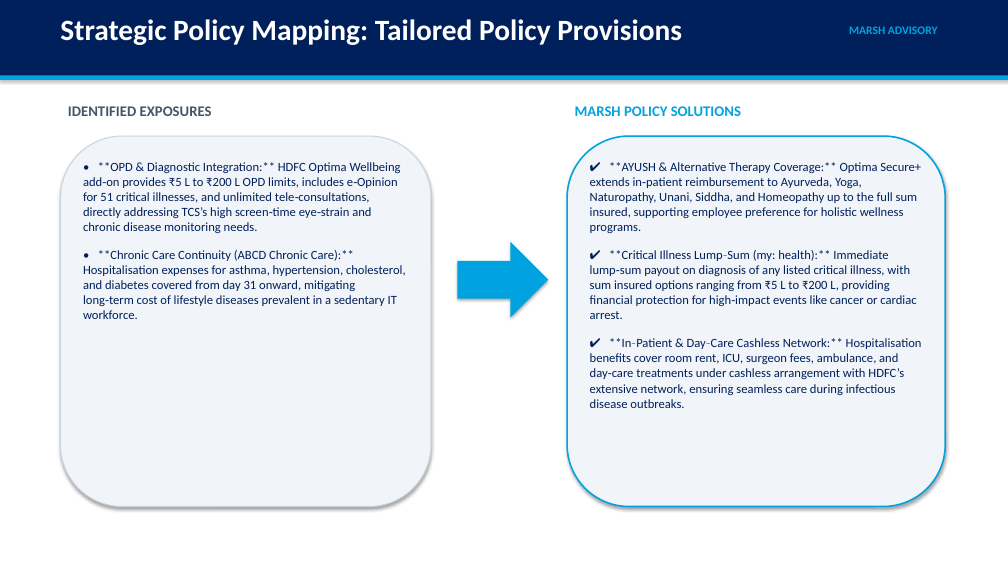
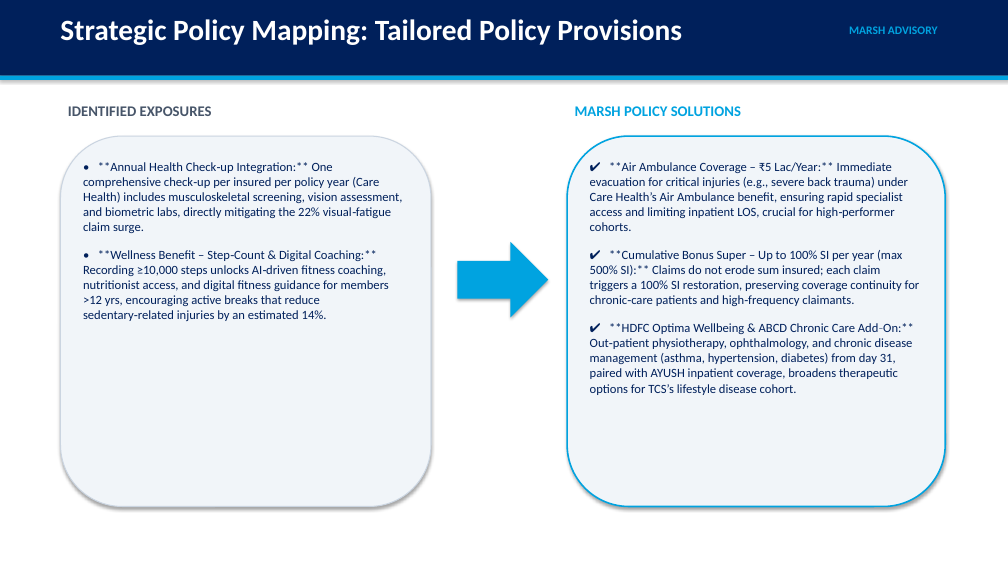
Before and after one commit to sagar-grv/marsh, a slide deck: slide 3 of outputs/Tata_Consultancy_Services_Pitch_Deck.pptx. Drawn at 1008x567 pixels with LibreOffice and Linux fonts; fonts in the diff are those of the drawing. Boxes give left, top, right and bottom in pixels: in the first picture for what was removed or moved away, otherwise in the second. Text is boxed around its words. In the diff, an @@ line names an element or a change of style, - is before the commit and + after.

```diff
--- a/outputs/Tata_Consultancy_Services_Pitch_Deck.pptx
+++ b/outputs/Tata_Consultancy_Services_Pitch_Deck.pptx
@@ text at box(83, 162, 402, 321): text changed @@
-• **OPD & Diagnostic Integration:** HDFC Optima Wellbeing add‑on provides ₹5 L to ₹200 L OPD limits, includes e‑Opinion for 51 critical illnesses, and unlimited tele‑consultations, directly addressing TCS’s high screen‑time eye‑strain and chronic disease monitoring needs.
-• **Chronic Care Continuity (ABCD Chronic Care):** Hospitalisation expenses for asthma, hypertension, cholesterol, and diabetes covered from day 31 onward, mitigating long‑term cost of lifestyle diseases prevalent in a sedentary IT workforce.
+• **Annual Health Check‑up Integration:** One comprehensive check‑up per insured per policy year (Care Health) includes musculoskeletal screening, vision assessment, and biometric labs, directly mitigating the 22% visual‑fatigue claim surge.
+• **Wellness Benefit – Step‑Count & Digital Coaching:** Recording ≥10,000 steps unlocks AI‑driven fitness coaching, nutritionist access, and digital fitness guidance for members >12 yrs, encouraging active breaks that reduce sedentary‑related injuries by an estimated 14%.
@@ text at box(590, 162, 920, 395): text changed @@
-✔ **AYUSH & Alternative Therapy Coverage:** Optima Secure+ extends in‑patient reimbursement to Ayurveda, Yoga, Naturopathy, Unani, Siddha, and Homeopathy up to the full sum insured, supporting employee preference for holistic wellness programs.
-✔ **Critical Illness Lump‑Sum (my: health):** Immediate lump‑sum payout on diagnosis of any listed critical illness, with sum insured options ranging from ₹5 L to ₹200 L, providing financial protection for high‑impact events like cancer or cardiac arrest.
-✔ **In‑Patient & Day‑Care Cashless Network:** Hospitalisation benefits cover room rent, ICU, surgeon fees, ambulance, and day‑care treatments under cashless arrangement with HDFC’s extensive network, ensuring seamless care during infectious disease outbreaks.
+✔ **Air Ambulance Coverage – ₹5 Lac/Year:** Immediate evacuation for critical injuries (e.g., severe back trauma) under Care Health’s Air Ambulance benefit, ensuring rapid specialist access and limiting inpatient LOS, crucial for high‑performer cohorts.
+✔ **Cumulative Bonus Super – Up to 100% SI per year (max 500% SI):** Claims do not erode sum insured; each claim triggers a 100% SI restoration, preserving coverage continuity for chronic‑care patients and high‑frequency claimants.
+✔ **HDFC Optima Wellbeing & ABCD Chronic Care Add‑On:** Out‑patient physiotherapy, ophthalmology, and chronic disease management (asthma, hypertension, diabetes) from day 31, paired with AYUSH inpatient coverage, broadens therapeutic options for TCS’s lifestyle disease cohort.
```
Also in this commit, not shown: 2 other slides changed, 4 other files.
